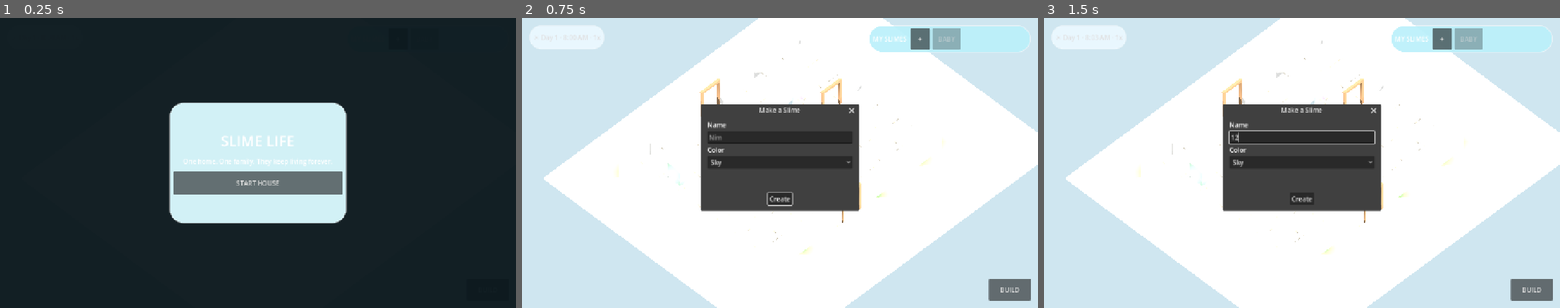
Above: before the commit, frames 1-3 (left to right).
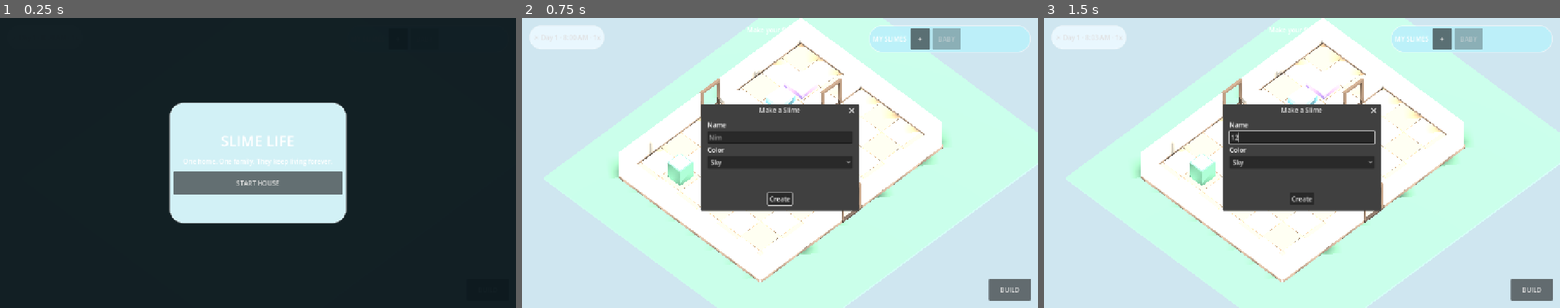
Above: after the commit, the same moments.

Repository: wisteria477/Slime-game
Game: Godot game, scene res://scenes/Main.tscn
Same seed, same stepped clock (60 frames per second), same inputs: the game is played once before the commit and once after it.
Inputs (mouse positions are in pixels of both pictures, inside the frame that each line leads up to):
- Up to frame 1 (0.25 s): no input
- Up to frame 2 (0.75 s): click "START HOUSE" at 0.5 s
- Up to frame 3 (1.5 s): click (1302, 136) at 1.27 s; type "12" at 1.35 s

The runs differ from the first frame. In frame 2, 32% of the frame differs, in the area x 4-100%, y 0-100%; in frame 3, 32%.

Commit message:
Fix washed-out house visuals

Diff:
--- a/scripts/build_system.gd
+++ b/scripts/build_system.gd
@@ -216,7 +216,7 @@
     mesh.size = Vector3(GRID_SIZE.x * CELL_SIZE + 2.4, 0.12, GRID_SIZE.y * CELL_SIZE + 2.4)
     ground.mesh = mesh
     ground.position = Vector3((GRID_SIZE.x - 1) * CELL_SIZE * 0.5, -0.08, (GRID_SIZE.y - 1) * CELL_SIZE * 0.5)
-    ground.material_override = _material(Color("8dbb73"), 0.95)
+    ground.material_override = _material(Color("55745f"), 0.96)
     add_child(ground)
 
 func _place_floor(cell: Vector2i) -> void:
@@ -230,7 +230,8 @@
     mesh.size = Vector3(CELL_SIZE * 0.985, 0.08, CELL_SIZE * 0.985)
     obj.mesh = mesh
     obj.position = cell_to_world(cell) + Vector3(0, 0.015, 0)
-    obj.material_override = _material(Color("d8c5a8"), 0.82)
+    var floor_color := Color("9a7e62") if (cell.x + cell.y) % 2 == 0 else Color("a8896b")
+    obj.material_override = _material(floor_color, 0.88)
     floor_root.add_child(obj)
 
 func _place_wall(cell: Vector2i, orientation: String, is_door: bool) -> void:
@@ -260,11 +261,18 @@
         mesh.size = Vector3(CELL_SIZE, WALL_HEIGHT, 0.10) if o == "N" else Vector3(0.10, WALL_HEIGHT, CELL_SIZE)
         body.mesh = mesh
         body.position = center
-        body.material_override = _material(Color("e8e1d7"), 0.88)
+        body.material_override = _material(Color("c7b9a5"), 0.92)
+        var base_trim := MeshInstance3D.new()
+        var trim_mesh := BoxMesh.new()
+        trim_mesh.size = Vector3(CELL_SIZE, 0.16, 0.14) if o == "N" else Vector3(0.14, 0.16, CELL_SIZE)
+        base_trim.mesh = trim_mesh
+        base_trim.position = center - Vector3(0, WALL_HEIGHT * 0.5 - 0.08, 0)
+        base_trim.material_override = _material(Color("66584c"), 0.94)
+        root.add_child(base_trim)
         root.add_child(body)
 
 func _make_door_visual(root: Node3D, center: Vector3, orientation: String) -> void:
-    var frame_mat := _material(Color("806247"), 0.82)
+    var frame_mat := _material(Color("5a4a3d"), 0.92)
     var width := CELL_SIZE
     var post_h := WALL_HEIGHT
     for side in [-1.0, 1.0]:
@@ -286,6 +294,14 @@
     header.material_override = frame_mat
     root.add_child(header)
 
+    var threshold := MeshInstance3D.new()
+    var threshold_mesh := BoxMesh.new()
+    threshold_mesh.size = Vector3(width * 0.9, 0.06, 0.18) if orientation == "N" else Vector3(0.18, 0.06, width * 0.9)
+    threshold.mesh = threshold_mesh
+    threshold.position = center - Vector3(0, WALL_HEIGHT * 0.5 - 0.03, 0)
+    threshold.material_override = _material(Color("3e342d"), 0.96)
+    root.add_child(threshold)
+
 func _place_furniture(cell: Vector2i, kind: String) -> void:
     if not floors.has(_cell_key(cell)):
         return
@@ -300,19 +316,19 @@
 func _make_furniture_visual(root: Node3D, kind: String) -> void:
     match kind:
         "bed":
-            _box(root, Vector3(1.05, 0.28, 1.15), Vector3(0, 0.19, 0), Color("c9b5db"))
-            _box(root, Vector3(1.0, 0.12, 0.30), Vector3(0, 0.39, -0.37), Color("f5efe8"))
+            _box(root, Vector3(1.05, 0.28, 1.15), Vector3(0, 0.19, 0), Color("8f76ad"))
+            _box(root, Vector3(1.0, 0.12, 0.30), Vector3(0, 0.39, -0.37), Color("e8ded3"))
         "food":
-            _box(root, Vector3(0.86, 1.05, 0.86), Vector3(0, 0.53, 0), Color("8ba88e"))
-            _box(root, Vector3(0.72, 0.07, 0.72), Vector3(0, 1.08, 0), Color("dde6da"))
+            _box(root, Vector3(0.86, 1.05, 0.86), Vector3(0, 0.53, 0), Color("547a62"))
+            _box(root, Vector3(0.72, 0.07, 0.72), Vector3(0, 1.08, 0), Color("b8ccb8"))
         "bath":
-            _box(root, Vector3(1.08, 0.48, 0.92), Vector3(0, 0.25, 0), Color("d4e9ee"))
+            _box(root, Vector3(1.08, 0.48, 0.92), Vector3(0, 0.25, 0), Color("79aeb7"))
         "toy":
-            _sphere(root, 0.34, Vector3(-0.18, 0.34, 0), Color("ef9aaa"))
-            _sphere(root, 0.28, Vector3(0.22, 0.28, 0.12), Color("f0c36d"))
+            _sphere(root, 0.34, Vector3(-0.18, 0.34, 0), Color("d75f82"))
+            _sphere(root, 0.28, Vector3(0.22, 0.28, 0.12), Color("d69b43"))
         "sofa":
-            _box(root, Vector3(1.12, 0.44, 0.82), Vector3(0, 0.24, 0), Color("7ea27d"))
-            _box(root, Vector3(1.10, 0.52, 0.20), Vector3(0, 0.64, 0.30), Color("729471"))
+            _box(root, Vector3(1.12, 0.44, 0.82), Vector3(0, 0.24, 0), Color("527754"))
+            _box(root, Vector3(1.10, 0.52, 0.20), Vector3(0, 0.64, 0.30), Color("456846"))
 
 func _box(root: Node3D, size: Vector3, position: Vector3, color: Color) -> void:
     var m := MeshInstance3D.new()
